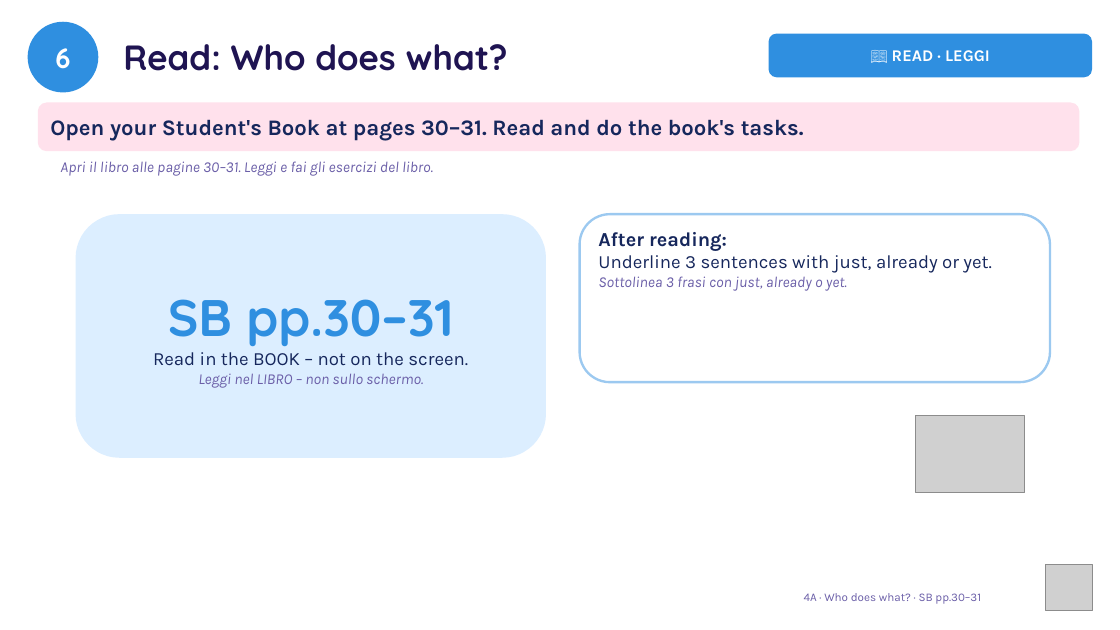
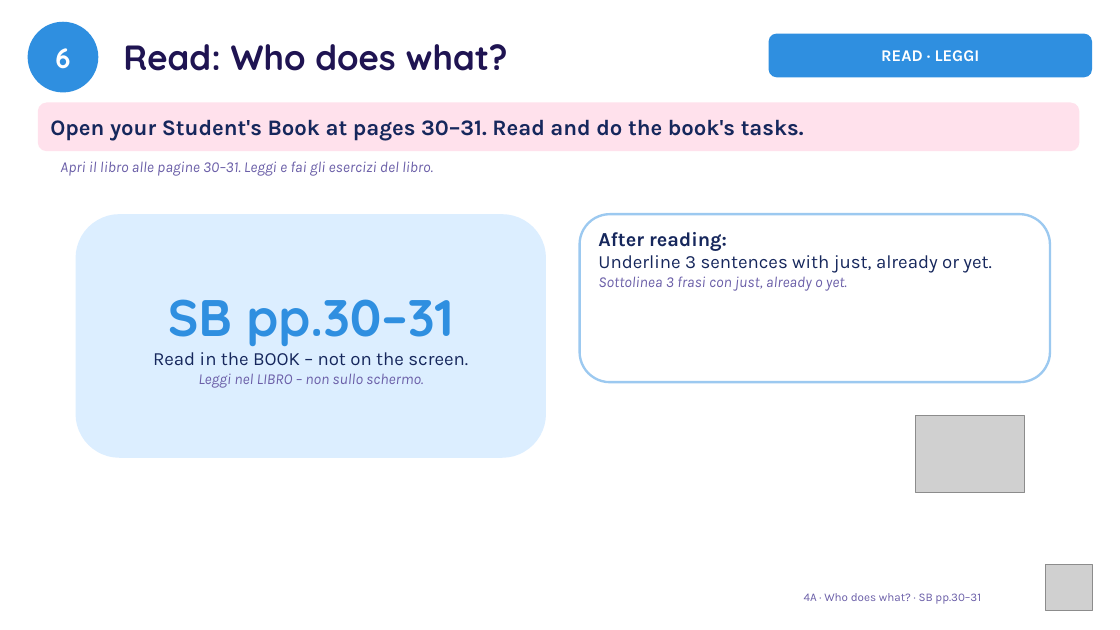
Before and after one commit to londonlanguageschool/Bagheria-, a slide deck: slide 6 of materials/A2/A2_4A_Who_does_what.pptx. Drawn at 1120x630 pixels with LibreOffice and Linux fonts; fonts in the diff are those of the drawing; grey boxes stand for pictures. Boxes give left, top, right and bottom in pixels: in the first picture for what was removed or moved away, otherwise in the second. Text is boxed around its words. In the diff, an @@ line names an element or a change of style, - is before the commit and + after.

```diff
--- a/materials/A2/A2_4A_Who_does_what.pptx
+++ b/materials/A2/A2_4A_Who_does_what.pptx
@@ text in rounded rectangle at [881, 50, 980, 61]: text changed @@
-📖 READ · LEGGI
+READ · LEGGI
```
Also in this commit, not shown: 13 other slides changed, 3 slides added, 2 slides removed, 3 other files.
